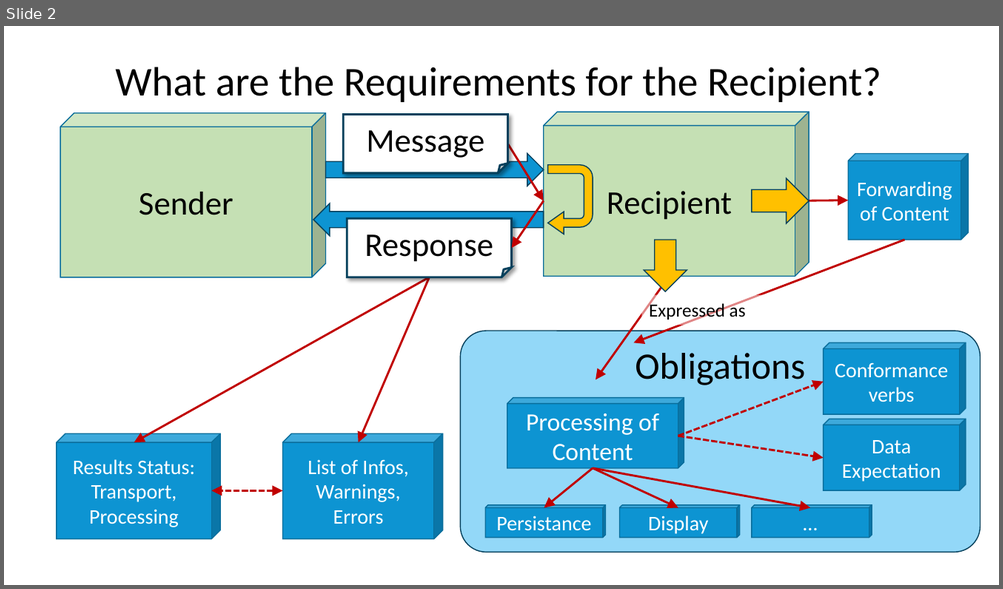
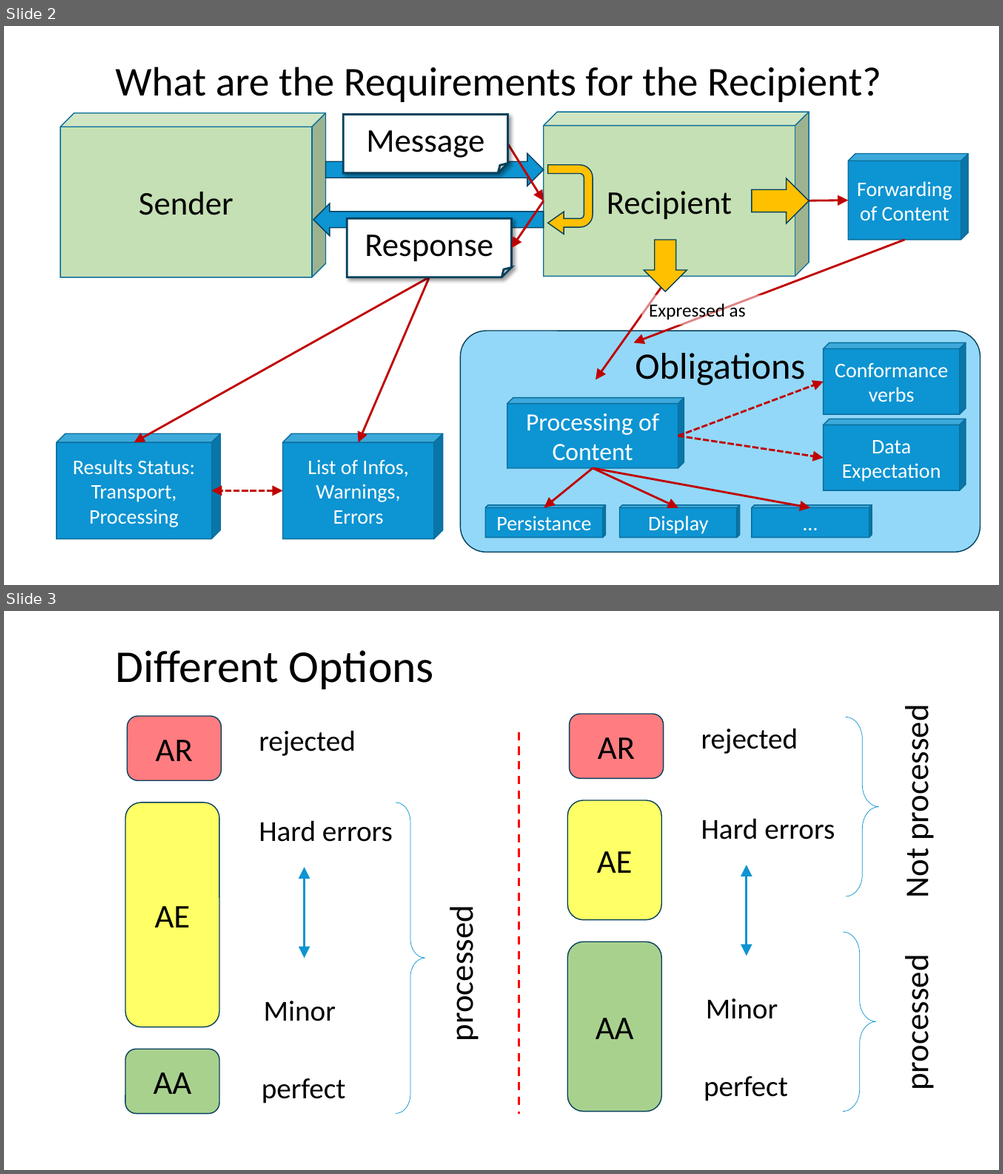
Before and after one commit to frankoemig/ack-ig, a slide deck: input/images-source/Drawings.pptm. Shown one above the other, each under a label of ours: slide 2 before the commit, slides 2 and 3 after it. The pictures are 1003x589 and 1003x1174 pixels, drawn with LibreOffice and Linux fonts; fonts in the diff are those of the drawing. Boxes give left, top, right and bottom in pixels: in the first picture for what was removed or moved away, otherwise in the second. Text is boxed around its words. In the diff, an @@ line names an element or a change of style, - is before the commit and + after.

```diff
--- a/input/images-source/Drawings.pptm
+++ b/input/images-source/Drawings.pptm
@@ slide 3 added at [4, 611, 999, 1170], background #FFFFFF @@
@@ title added at [115, 650, 434, 689], 44 pt, text #000000 @@
+Different Options
@@ rounded rectangle added at [127, 716, 221, 781], fill #FF7C80, outline #06415C 1 pt, 32 pt, text #000000 @@
+AR
@@ rounded rectangle added at [569, 714, 663, 779], fill #FF7C80, outline #06415C 1 pt, 32 pt, text #000000 @@
+AR
@@ right brace added at [845, 717, 879, 897], outline #0D94D2 0.5 pt @@
@@ text added at [896, 718, 937, 896], 32 pt, text #000000 @@
+Not processed
@@ text added at [259, 730, 356, 756], 28 pt, text #000000 @@
+rejected
@@ line added from (519, 732) to (519, 1114), #FF0000 2 pt dashed @@
@@ text added at [701, 728, 798, 754], 28 pt, text #000000 @@
+rejected
@@ rounded rectangle added at [125, 803, 219, 1028], fill #FFFF66, outline #06415C 1 pt, 32 pt, text #000000 @@
+AE
@@ right brace added at [395, 803, 425, 1114], outline #0D94D2 0.5 pt @@
@@ rounded rectangle added at [567, 800, 661, 920], fill #FFFF66, outline #06415C 1 pt, 32 pt, text #000000 @@
+AE
@@ text added at [259, 820, 392, 842], 28 pt, text #000000 @@
+Hard errors
@@ text added at [701, 818, 834, 840], 28 pt, text #000000 @@
+Hard errors
@@ double arrow added from (304, 959) to (304, 868), #0D94D2 2.25 pt @@
@@ double arrow added from (746, 957) to (746, 866), #0D94D2 2.25 pt @@
@@ text added at [441, 919, 482, 1037], 32 pt, text #000000 @@
+processed
@@ rounded rectangle added at [567, 943, 661, 1113], fill #A9D18E, outline #06415C 1 pt, 32 pt, text #000000 @@
+AA
@@ right brace added at [842, 933, 876, 1113], outline #0D94D2 0.5 pt @@
@@ text added at [896, 968, 937, 1086], 32 pt, text #000000 @@
+processed
@@ text added at [264, 1001, 336, 1022], 28 pt, text #000000 @@
+Minor
@@ text added at [706, 999, 777, 1019], 28 pt, text #000000 @@
+Minor
@@ rounded rectangle added at [125, 1050, 219, 1115], fill #A9D18E, outline #06415C 1 pt, 32 pt, text #000000 @@
+AA
@@ text added at [703, 1076, 788, 1102], 28 pt, text #000000 @@
+perfect
@@ text added at [262, 1079, 346, 1104], 28 pt, text #000000 @@
+perfect
```
Also in this commit, not shown: 1 other slide added, 6 other files.
